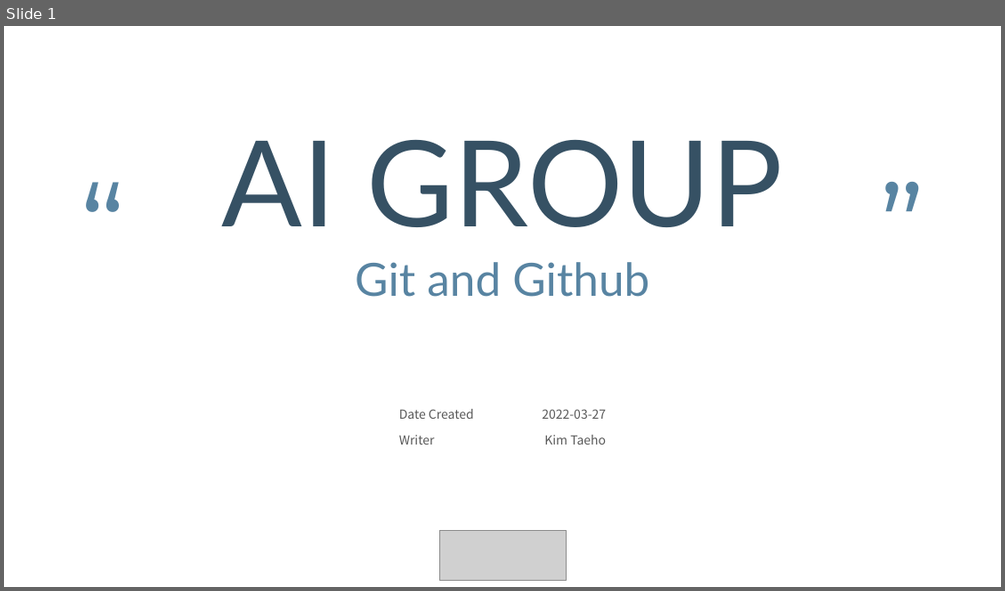
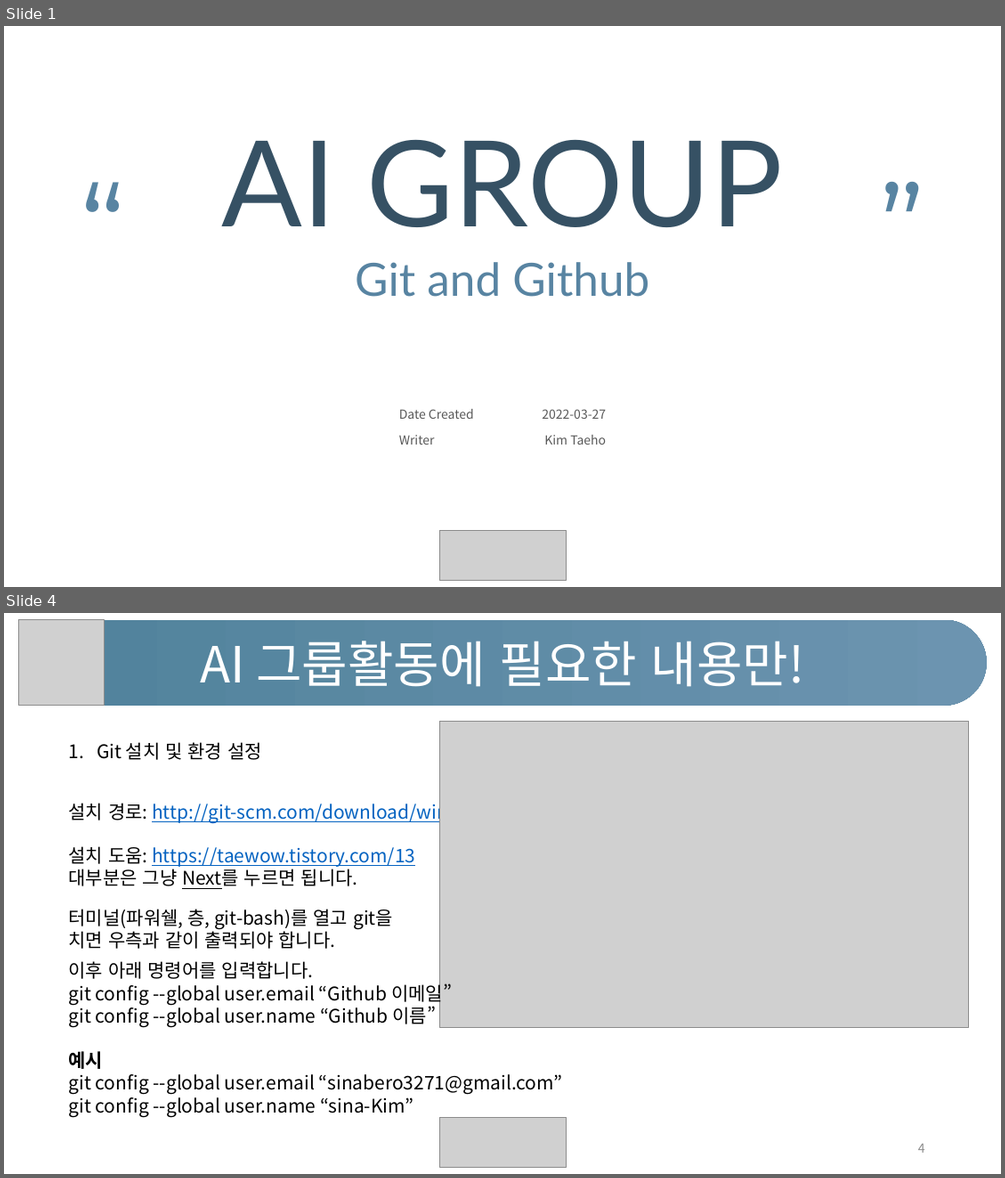
Before and after one commit to 2022-Semtle/AI, a slide deck: slide/public/20220327-Git-and-Github.pptx. Shown one above the other, each under a label of ours: slide 1 before the commit, slides 1 and 4 after it; the slides between them are not shown. The pictures are 1005x591 and 1005x1178 pixels, drawn with LibreOffice and Linux fonts; fonts in the diff are those of the drawing; grey boxes stand for pictures. Boxes give left, top, right and bottom in pixels: in the first picture for what was removed or moved away, otherwise in the second. Text is boxed around its words. In the diff, an @@ line names an element or a change of style, - is before the commit and + after.

Commit message:
Modified Git-and-Github.pptx, 수업 자료 최신화

```diff
--- a/slide/public/20220327-Git-and-Github.pptx
+++ b/slide/public/20220327-Git-and-Github.pptx
@@ slide 4 added at (4, 613, 1001, 1174), background #FFFFFF @@
@@ rounded rectangle added at (18, 620, 987, 705), fill gradient #50829B to #6C94B0, 48 pt, text #FFFFFF @@
+AI 그룹활동에 필요한 내용만!
@@ picture added at (18, 620, 104, 705) @@
@@ text added at (97, 742, 262, 760), 18 pt, text #000000 @@
+1. Git 설치 및 환경 설정
@@ picture added at (439, 722, 968, 1027) @@
@@ text added at (69, 800, 448, 823), 18 pt, text #0563C1, underline @@
+설치 경로: http://git-scm.com/download/win
@@ text added at (69, 846, 415, 889), 18 pt, text #0563C1, underline @@
+설치 도움: https://taewow.tistory.com/13
+대부분은 그냥 Next를 누르면 됩니다.
@@ text added at (69, 908, 393, 949), 18 pt, text #000000 @@
+터미널(파워쉘, 층, git-bash)를 열고 git을
+치면 우측과 같이 출력되야 합니다.
@@ text added at (69, 961, 563, 1117), 18 pt, text #000000 @@
+이후 아래 명령어를 입력합니다.
+git config --global user.email “Github 이메일”
+git config --global user.name “Github 이름”
+예시
+git config --global user.email “sinabero3271@gmail.com”
+git config --global user.name “sina-Kim”
@@ picture added at (439, 1118, 566, 1167) @@
@@ page number added at (918, 1143, 925, 1152), 12 pt, text #8C8C8C @@
+4
```
Also in this commit, not shown: 17 other slides added, 1 slide removed.
